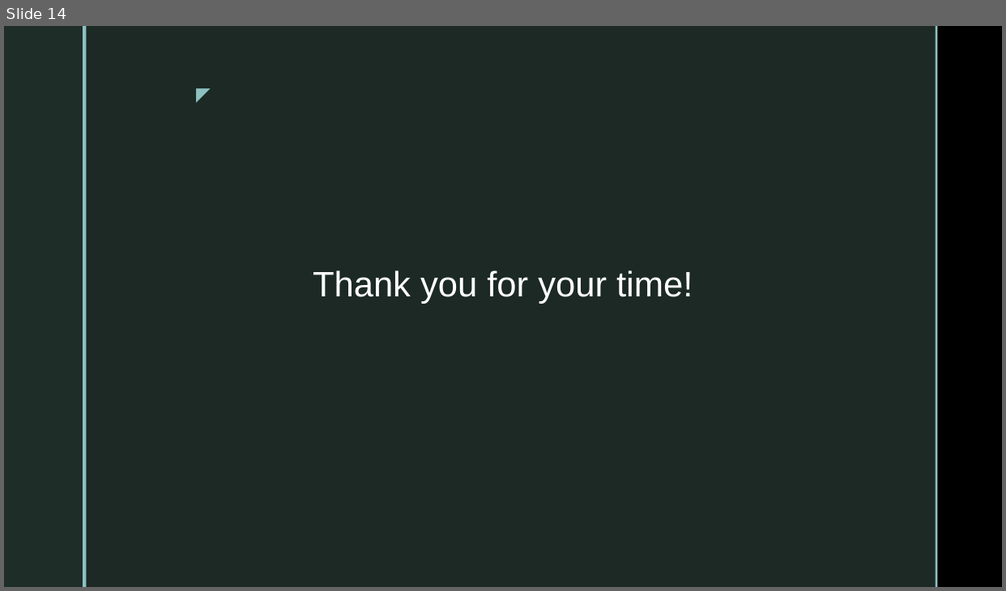
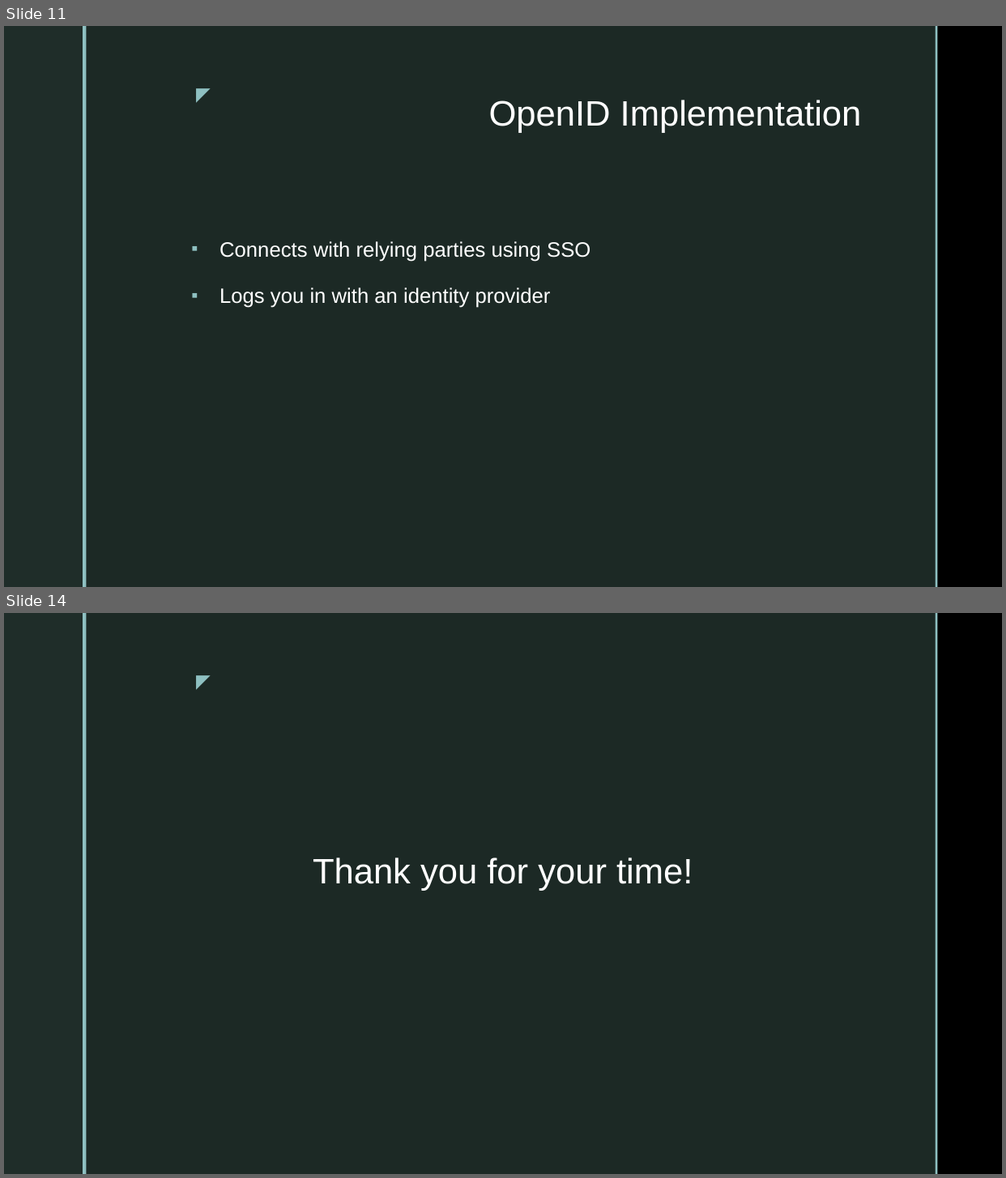
Before and after one commit to elizabethmhinz/CSD-370, a slide deck: module-1/Assignment 1.2 Presentation - Hinz.pptx. Shown one above the other, each under a label of ours: slide 14 before the commit, slides 11 and 14 after it; the slides between them are not shown. The pictures are 1006x591 and 1006x1178 pixels, drawn with LibreOffice and Linux fonts; fonts in the diff are those of the drawing; background and template pictures are left out. Boxes give left, top, right and bottom in pixels: in the first picture for what was removed or moved away, otherwise in the second. Text is boxed around its words. In the diff, an @@ line names an element or a change of style, - is before the commit and + after.

```diff
--- a/module-1/Assignment 1.2 Presentation - Hinz.pptx
+++ b/module-1/Assignment 1.2 Presentation - Hinz.pptx
@@ slide 11 added at <box>4,26,1002,587</box>, background picture (left out); not listed: 5 template elements that a slide beside it also shows @@
@@ title added at <box>489,100,862,133</box>, 34 pt, text #FFFFFF @@
+OpenID Implementation
@@ text added at <box>219,241,590,308</box>, 20 pt, text #FFFFFF @@
+▪ Connects with relying parties using SSO
+▪ Logs you in with an identity provider
```
Also in this commit, not shown: 1 slide changed, 12 other slides added, 12 slides removed, 2 other files.
